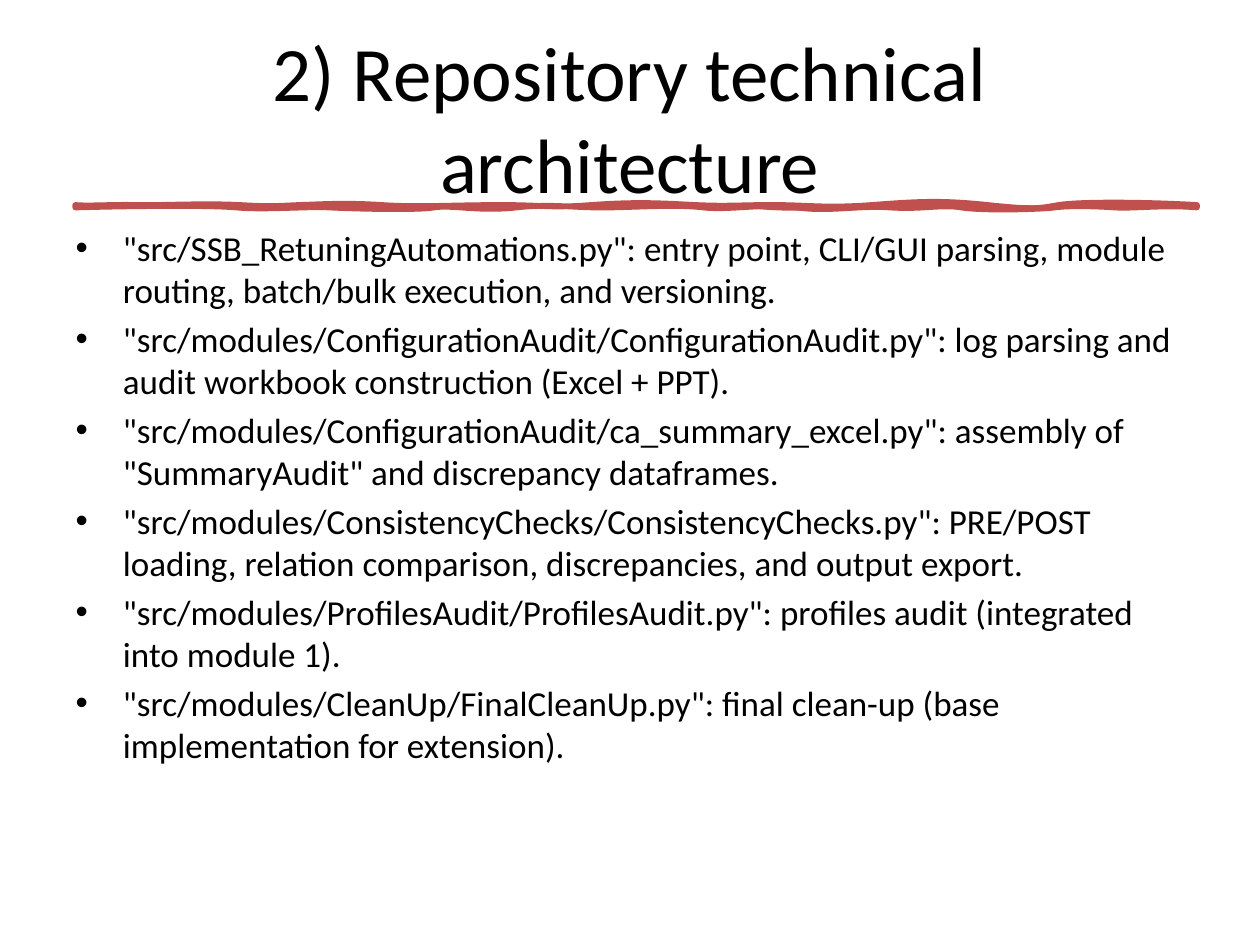
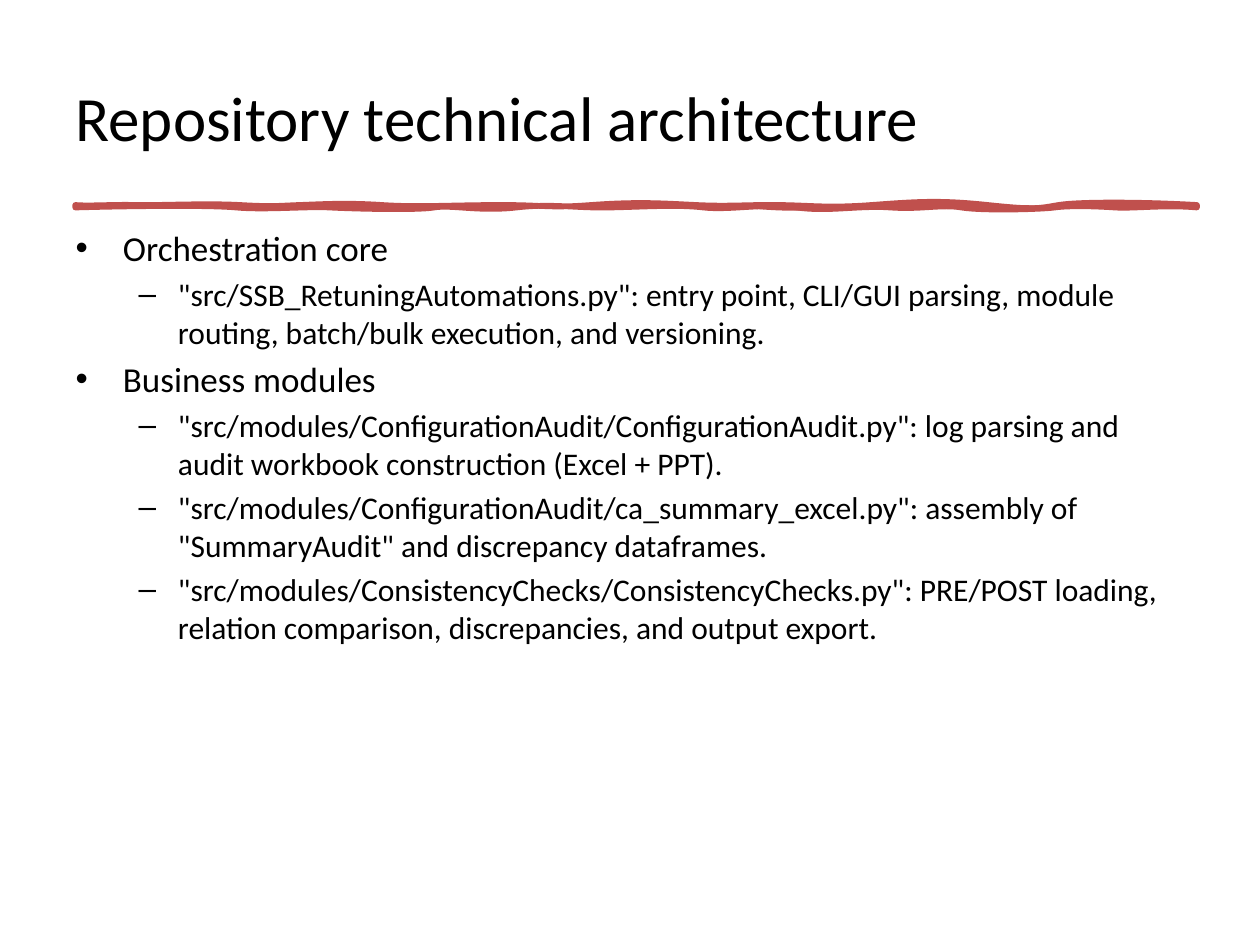
Before and after one commit to jaimetur/SSB_RetuningAutomations, a slide deck: slide 4 of help/SSB-Retuning-Automations-User-Guide-v0.7.1.pptx (slide 3 before the commit). Drawn at 1260x945 pixels with LibreOffice and Linux fonts; fonts in the diff are those of the drawing. Boxes give left, top, right and bottom in pixels: in the first picture for what was removed or moved away, otherwise in the second. Text is boxed around its words. In the diff, an @@ line names an element or a change of style, - is before the commit and + after.

```diff
--- a/help/SSB-Retuning-Automations-User-Guide-v0.7.1.pptx
+++ b/help/SSB-Retuning-Automations-User-Guide-v0.7.1.pptx
@@ title at (76,97,918,151): text changed; size 44 to 36 pt @@
-2) Repository technical architecture
+Repository technical architecture
@@ text at (123,236,388,262): paragraph added @@
+• Orchestration core
@@ text at (178,284,1157,644): size 20 to 18 pt; bullet • to –; list level 1 to 2 in ""src/SSB_RetuningAutomations.py": entry point, CLI/GUI parsi ..."; list level 1 to 2 in ""src/modules/ConfigurationAudit/ConfigurationAudit.py": log  ..."; list level 1 to 2 in ""src/modules/ConfigurationAudit/ca_summary_excel.py": assemb ..."; list level 1 to 2 in ""src/modules/ConsistencyChecks/ConsistencyChecks.py": PRE/PO ..." @@
@@ text at (123,367,375,393): paragraph added @@
+• Business modules
@@ text at (123,599,1132,764): paragraphs removed @@
-• "src/modules/ProfilesAudit/ProfilesAudit.py": profiles audit (integrated into module 1).
-• "src/modules/CleanUp/FinalCleanUp.py": final clean-up (base implementation for extension).
```
Also in this commit, not shown: 6 other slides changed, 34 slides added, 1 slide removed, 5 other files.
